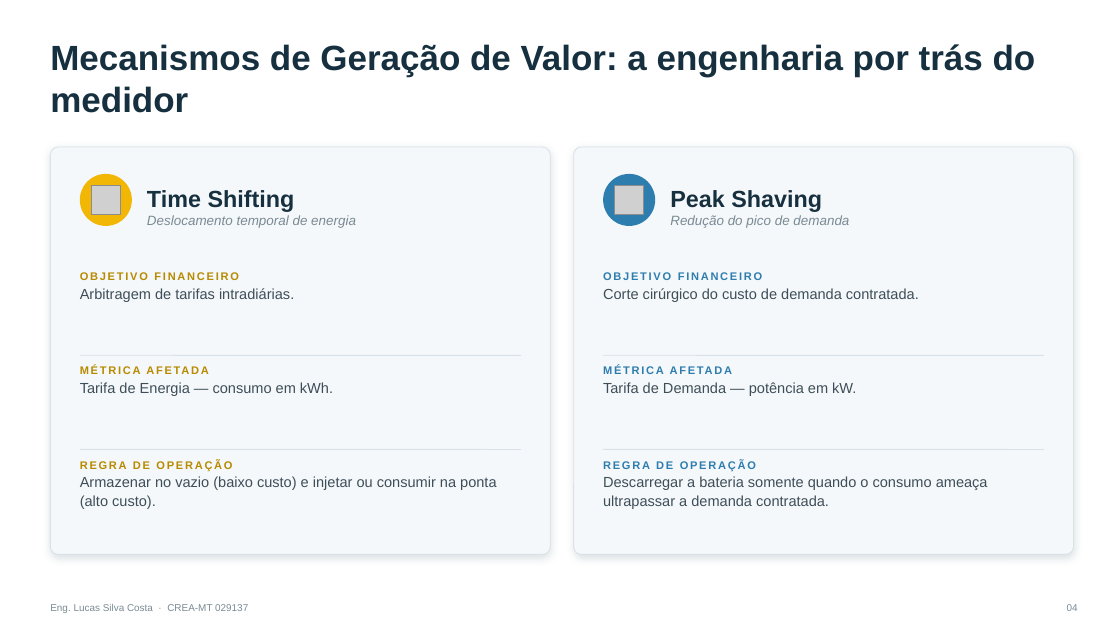
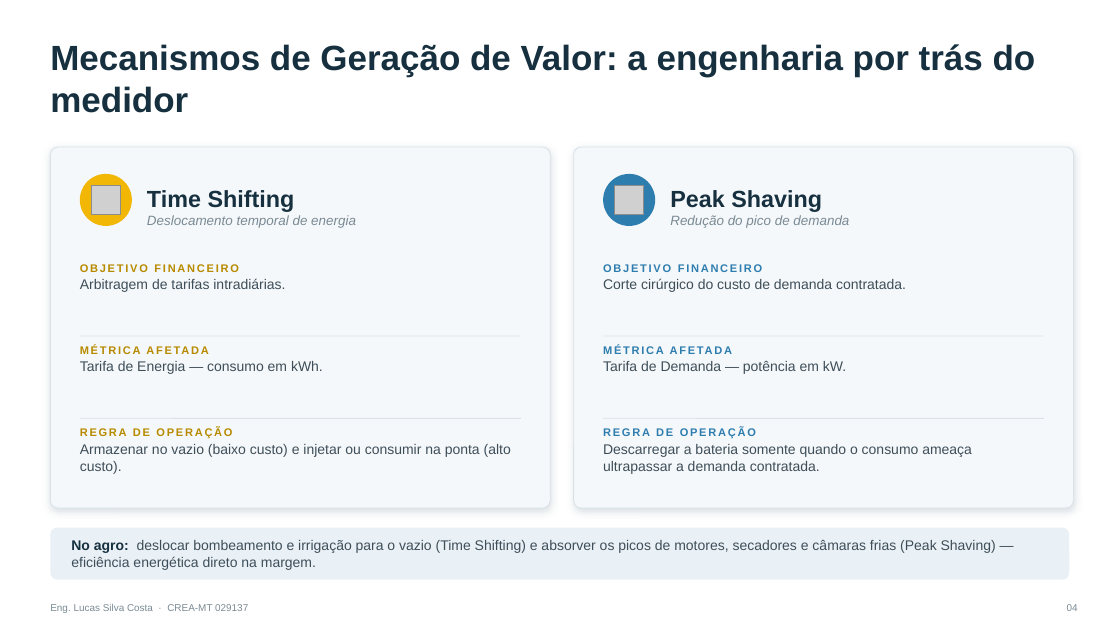
Before and after one commit to Lucas200988/sonare-crm, a slide deck: slide 4 of apresentacoes/BESS_Brasil_Lucas_Silva_Costa.pptx. Drawn at 1120x630 pixels with LibreOffice and Linux fonts; fonts in the diff are those of the drawing; grey boxes stand for pictures. Boxes give left, top, right and bottom in pixels: in the first picture for what was removed or moved away, otherwise in the second. Text is boxed around its words. In the diff, an @@ line names an element or a change of style, - is before the commit and + after.

```diff
--- a/apresentacoes/BESS_Brasil_Lucas_Silva_Costa.pptx
+++ b/apresentacoes/BESS_Brasil_Lucas_Silva_Costa.pptx
@@ rounded rectangle: place and size @@
-rounded rectangle at (50,147,550,555)
+rounded rectangle at (50,147,550,508)
@@ rounded rectangle at (50,147,550,508): proportions changed @@
@@ rounded rectangle at (574,147,1074,508): proportions changed @@
@@ rounded rectangle: place and size @@
-rounded rectangle at (574,147,1074,555)
+rounded rectangle at (574,147,1074,508)
@@ text "OBJETIVO FINANCEIRO": place and size @@
-text "OBJETIVO FINANCEIRO" at (80,272,294,302)
+text "OBJETIVO FINANCEIRO" at (80,264,285,292)
@@ text "OBJETIVO FINANCEIRO" at (80,264,285,292): size 12.5 to 12 pt in "Arbitragem de tarifas intradiárias."; line spacing 1.08 to 1.06 @@
@@ text "OBJETIVO FINANCEIRO": place and size @@
-text "OBJETIVO FINANCEIRO" at (603,272,919,302)
+text "OBJETIVO FINANCEIRO" at (603,264,906,292)
@@ text "OBJETIVO FINANCEIRO" at (603,264,906,292): size 12.5 to 12 pt in "Corte cirúrgico do custo de demanda contratada."; line spacing 1.08 to 1.06 @@
@@ text "MÉTRICA AFETADA": place and size @@
-text "MÉTRICA AFETADA" at (80,382,333,396)
+text "MÉTRICA AFETADA" at (80,361,323,374)
@@ text "MÉTRICA AFETADA" at (80,361,323,374): size 12.5 to 12 pt in "Tarifa de Energia — consumo em kWh."; line spacing 1.08 to 1.06 @@
@@ line moved from (80, 355) - (521, 355) to (80, 336) - (521, 336) @@
@@ text "MÉTRICA AFETADA": place and size @@
-text "MÉTRICA AFETADA" at (603,382,856,396)
+text "MÉTRICA AFETADA" at (603,361,846,374)
@@ text "MÉTRICA AFETADA" at (603,361,846,374): size 12.5 to 12 pt in "Tarifa de Demanda — potência em kW."; line spacing 1.08 to 1.06 @@
@@ line moved from (603, 355) - (1044, 355) to (603, 336) - (1044, 336) @@
@@ line moved from (80, 450) - (521, 450) to (80, 418) - (521, 418) @@
@@ line moved from (603, 450) - (1044, 450) to (603, 418) - (1044, 418) @@
@@ text "REGRA DE OPERAÇÃO": place and size @@
-text "REGRA DE OPERAÇÃO" at (80,460,496,509)
+text "REGRA DE OPERAÇÃO" at (80,428,511,474)
@@ text "REGRA DE OPERAÇÃO" at (80,428,511,474): size 12.5 to 12 pt in "Armazenar no vazio (baixo custo) e injetar ..."; line spacing 1.08 to 1.06 @@
@@ text "REGRA DE OPERAÇÃO": place and size @@
-text "REGRA DE OPERAÇÃO" at (603,460,988,509)
+text "REGRA DE OPERAÇÃO" at (603,428,972,474)
@@ text "REGRA DE OPERAÇÃO" at (603,428,972,474): size 12.5 to 12 pt in "Descarregar a bateria somente quando o consumo ..."; line spacing 1.08 to 1.06 @@
@@ rounded rectangle added at (50,528,1070,580), fill #EAF1F6 @@
@@ text added at (71,540,996,570), 12 pt, text #3E4E59 @@
+No agro: deslocar bombeamento e irrigação para o vazio (Time Shifting) e absorver os picos de motores, secadores e câmaras frias (Peak Shaving) — eficiência energética direto na margem.
```
Also in this commit, not shown: 7 other slides changed.
